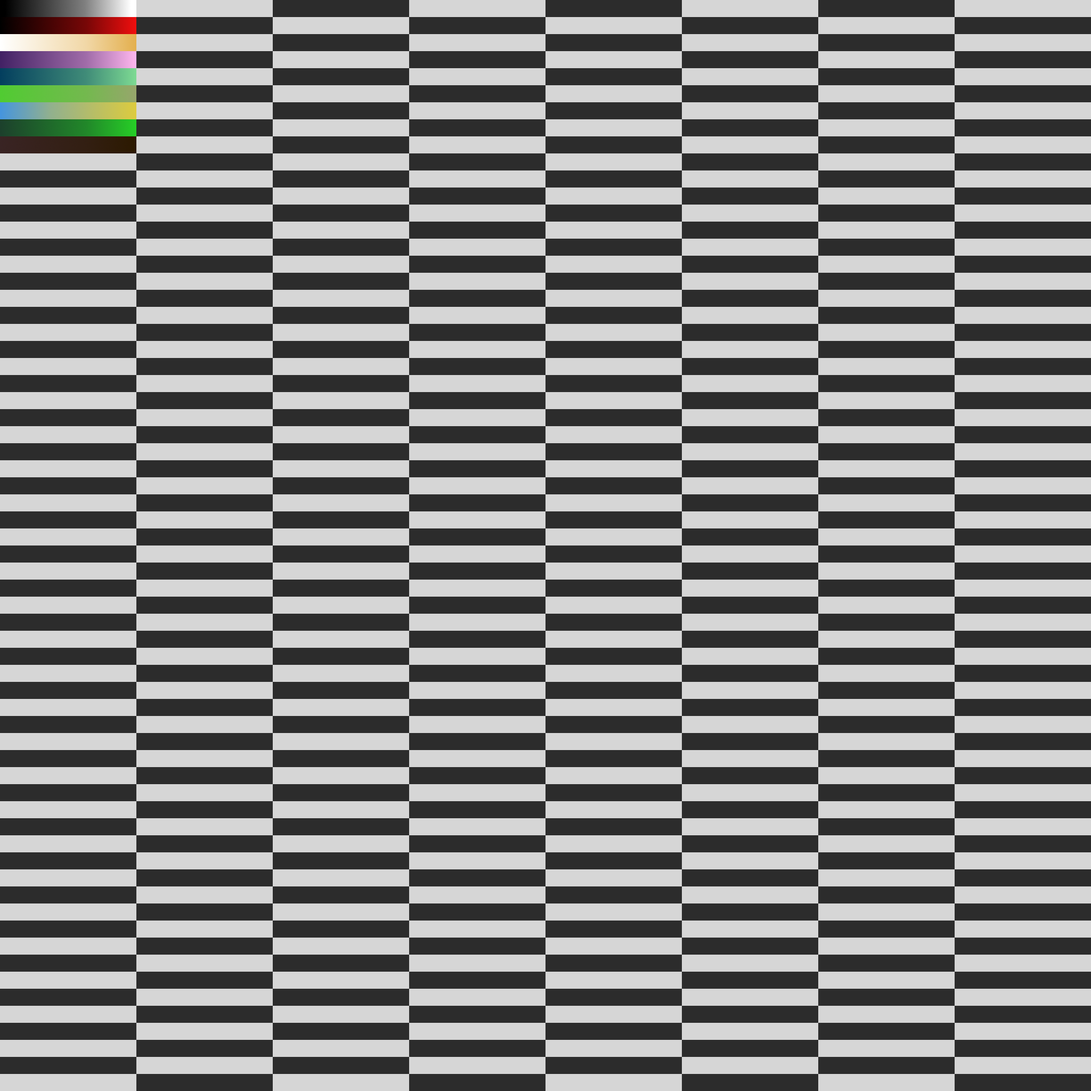
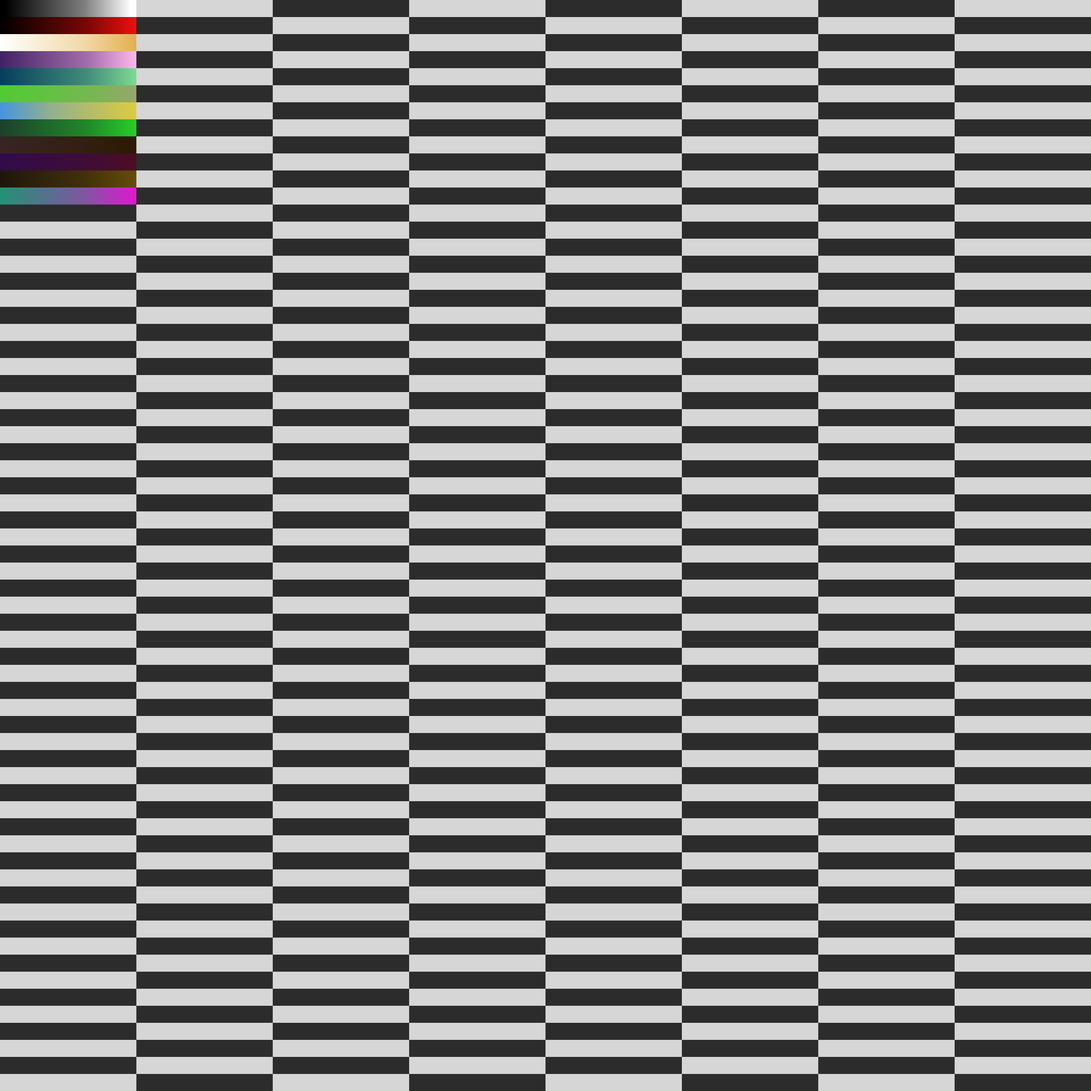
Before/after of a 1091px x 1091px layered artwork. What changed in the layer stack:
painted on "color_atlas.png" over [0, 153, 137, 205]
